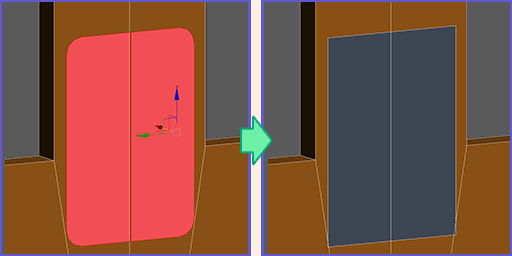
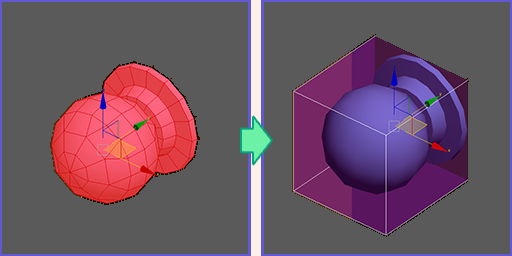
Layers edited between the first and the second 512 × 256 image:
renamed "2020-05-06_15h29_31" to "08", hid it over [5, 2, 510, 254]
added layer "2020-05-07_13h56_34" above "base" over [50, 34, 469, 237]
